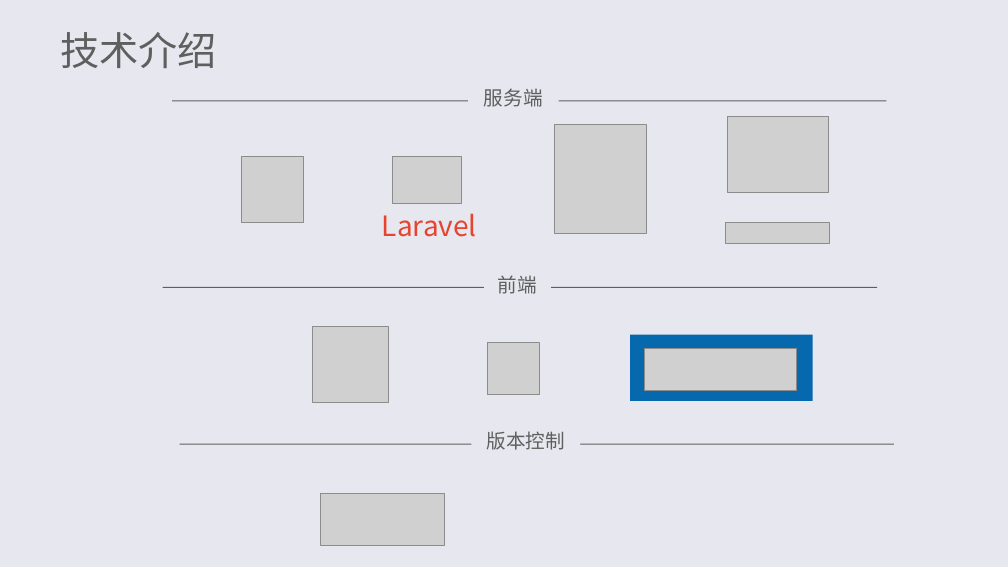
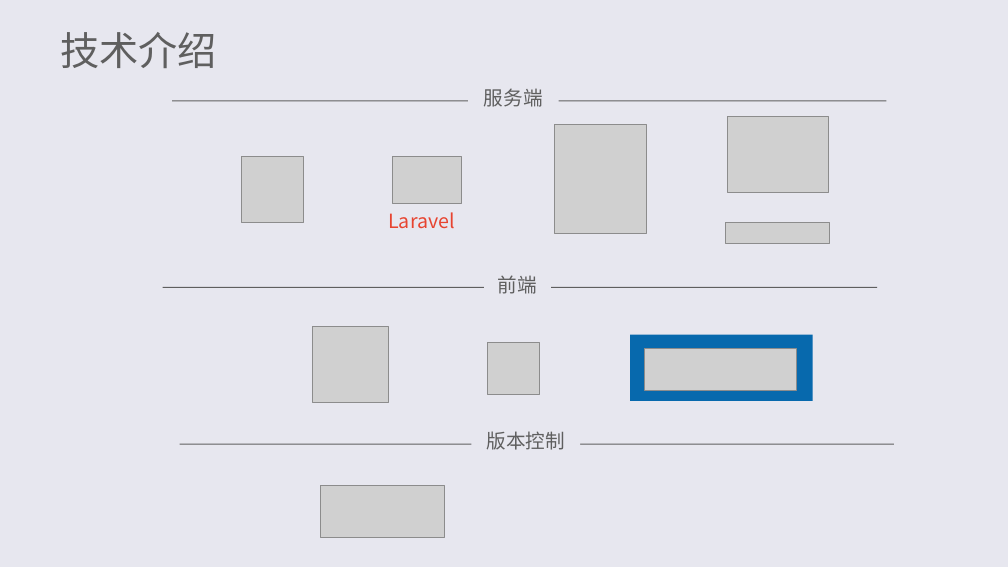
Before and after one commit to bytrix/report, a slide deck: slide 12 of 答辩.ppt (slide 11 before the commit). Drawn at 1008x567 pixels with LibreOffice and Linux fonts; fonts in the diff are those of the drawing; grey boxes stand for pictures. Boxes give left, top, right and bottom in pixels: in the first picture for what was removed or moved away, otherwise in the second. Text is boxed around its words. In the diff, an @@ line names an element or a change of style, - is before the commit and + after.

```diff
--- a/答辩.ppt
+++ b/答辩.ppt
@@ text "Laravel" at bbox=[388, 212, 454, 229]: size 20 to 14 pt @@
@@ picture: place and size @@
-picture at bbox=[321, 494, 445, 546]
+picture at bbox=[321, 486, 445, 538]
```
Also in this commit, not shown: 5 other slides changed, 2 slides added, 1 other file.
